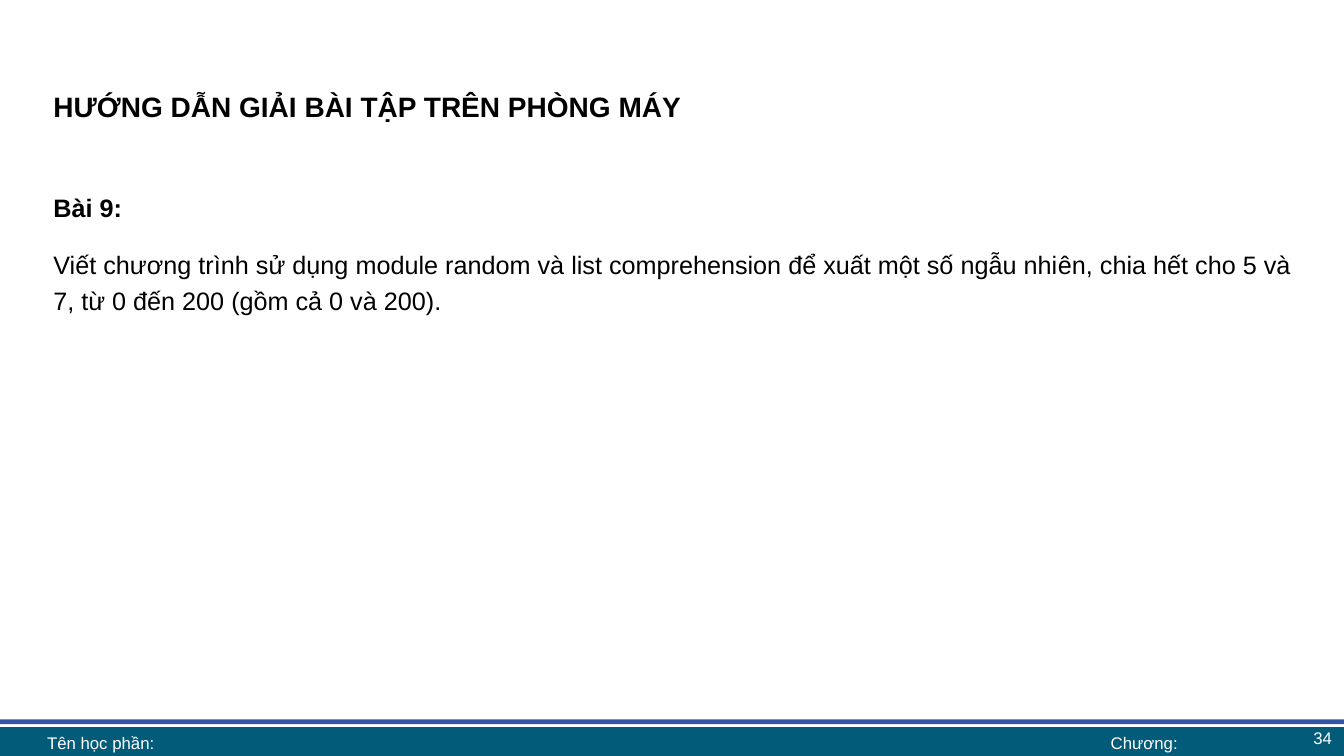
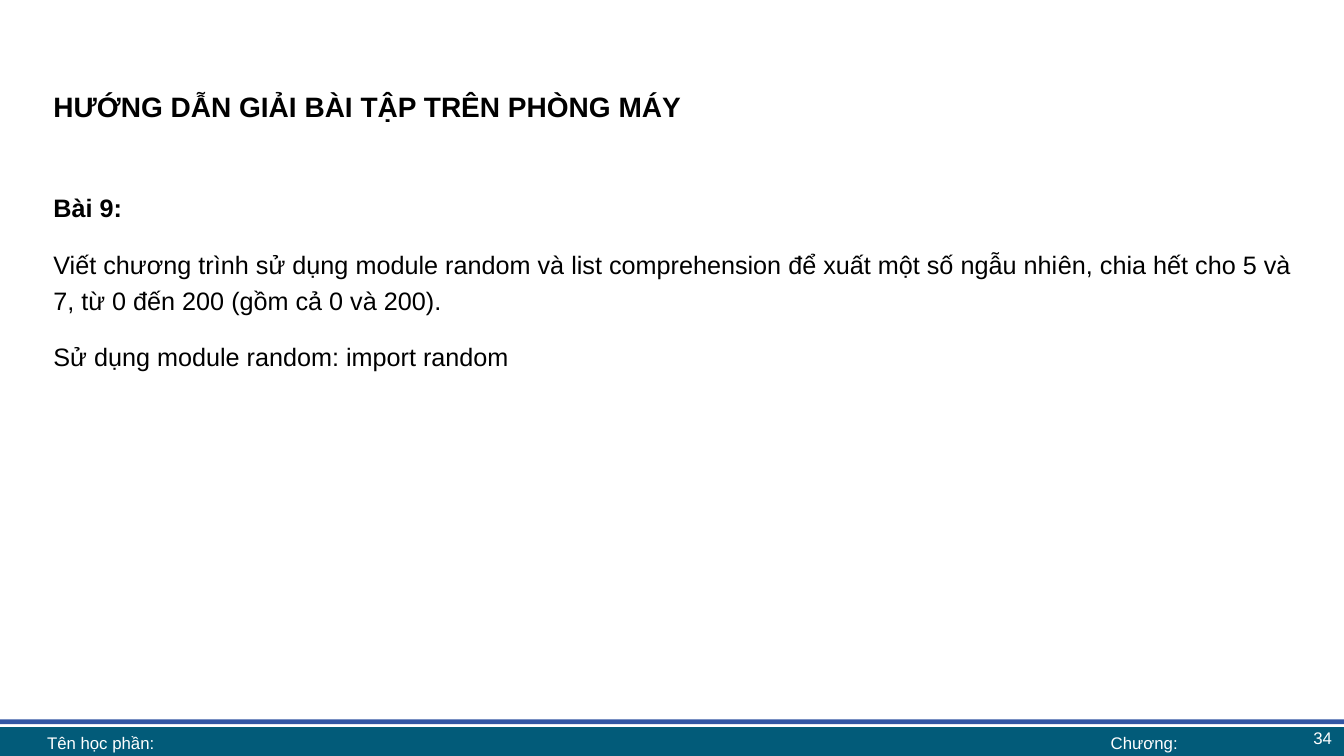
Before and after one commit to lhaaaaa/17A2-Ca-chieu, a slide deck: slide 34 of Lab 6/Lab 6 bài giảng.pptx. Drawn at 1344x756 pixels with LibreOffice and Linux fonts; fonts in the diff are those of the drawing; background and template pictures are left out. Boxes give left, top, right and bottom in pixels: in the first picture for what was removed or moved away, otherwise in the second. Text is boxed around its words. In the diff, an @@ line names an element or a change of style, - is before the commit and + after.

```diff
--- a/Lab 6/Lab 6 bài giảng.pptx
+++ b/Lab 6/Lab 6 bài giảng.pptx
@@ text at bbox=[53, 347, 508, 372]: paragraph added @@
+Sử dụng module random: import random
```
Also in this commit, not shown: 5 other slides changed, 1 other file.
